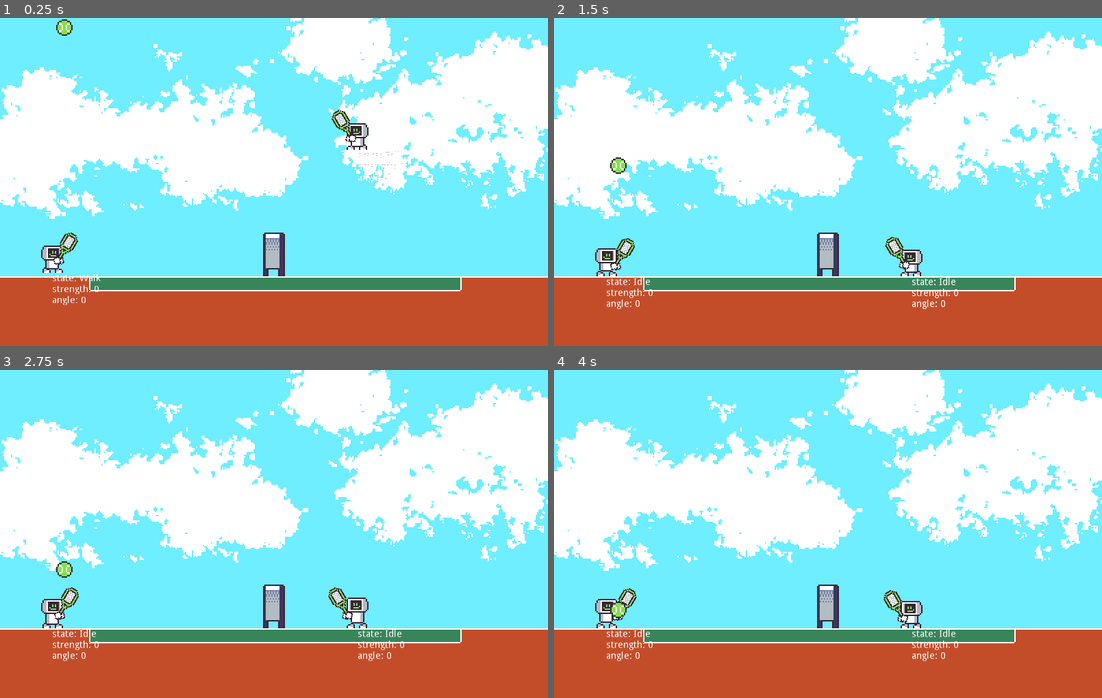
Above: before the commit, frames 1-4 (two rows, left to right).
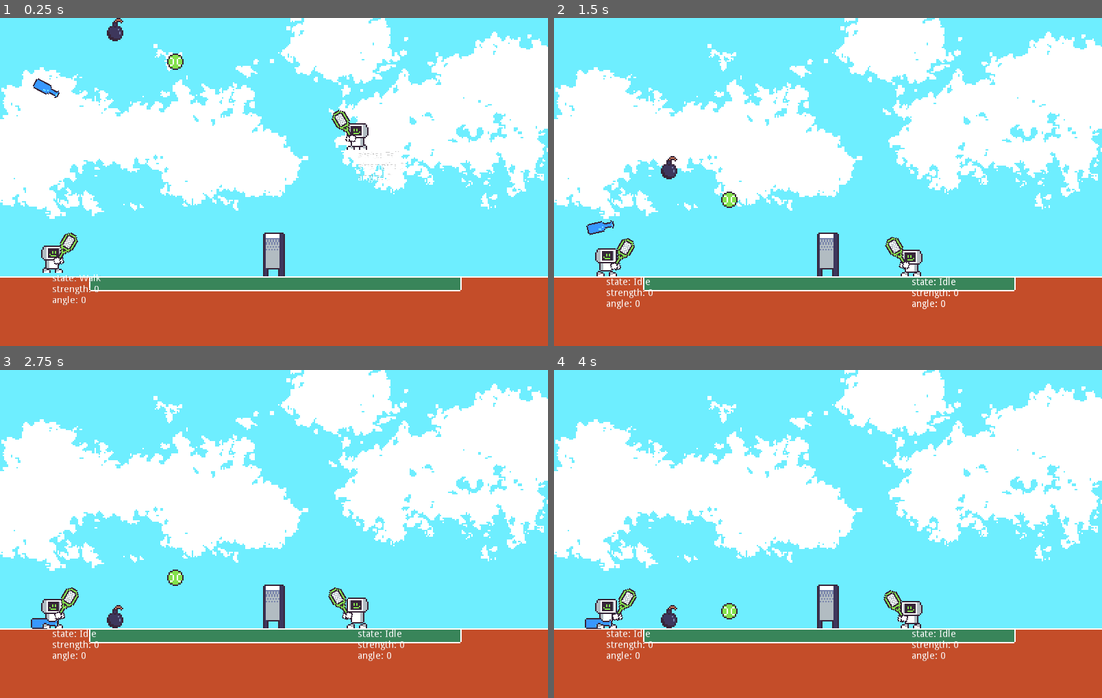
Above: after the commit, the same moments.

Repository: rthurmed/BobBytesTennisChampionship
Game: Godot game, scene res://src/Main.tscn
Two runs of this game, one before a commit and one after it. Both use one fixed random seed, a clock stepped at 60 frames per second and the inputs below.
Inputs:
- Up to frame 1 (0.25 s): no input
- Up to frame 2 (1.5 s): no input
- Up to frame 3 (2.75 s): no input
- Up to frame 4 (4 s): no input

The runs differ from the first frame. In frame 1, 0.5% of the frame differs, in the area x 6-34%, y 0-25%; in frame 2, 0.5%; in frame 3, 0.5%; in frame 4, 0.5%.

Commit message:
Added more types of balls

Diff:
--- a/src/Main.tscn
+++ b/src/Main.tscn
@@ -6,7 +6,9 @@
 [ext_resource path="res://src/game/Ball.tscn" type="PackedScene" id=4]
 [ext_resource path="res://assets/background.png" type="Texture" id=5]
 [ext_resource path="res://assets/net.png" type="Texture" id=6]
+[ext_resource path="res://src/game/Bottle.tscn" type="PackedScene" id=7]
 [ext_resource path="res://assets/court-full.png" type="Texture" id=8]
+[ext_resource path="res://src/game/Bomb.tscn" type="PackedScene" id=9]
 
 [sub_resource type="RectangleShape2D" id=1]
 extents = Vector2( 5, 127.5 )
@@ -62,7 +64,13 @@
 action_prefix = "p2_"
 
 [node name="Ball" parent="Layers/Game" instance=ExtResource( 4 )]
-position = Vector2( -153, -220 )
+position = Vector2( -72, -167 )
+
+[node name="Bottle" parent="Layers/Game" instance=ExtResource( 7 )]
+position = Vector2( -166, -147 )
+
+[node name="Bomb" parent="Layers/Game" instance=ExtResource( 9 )]
+position = Vector2( -116, -188 )
 
 [node name="Camera2D" type="Camera2D" parent="."]
 position = Vector2( 0, -76 )
--- /dev/null
+++ b/src/game/Bomb.tscn
@@ -0,0 +1,23 @@
+[gd_scene load_steps=4 format=2]
+
+[ext_resource path="res://assets/bomb.png" type="Texture" id=1]
+
+[sub_resource type="PhysicsMaterial" id=2]
+rough = true
+bounce = 0.1
+
+[sub_resource type="CircleShape2D" id=1]
+radius = 6.0
+
+[node name="Bomb" type="RigidBody2D"]
+collision_layer = 4
+collision_mask = 5
+mass = 3.0
+physics_material_override = SubResource( 2 )
+
+[node name="Sprite" type="Sprite" parent="."]
+position = Vector2( 0, -2 )
+texture = ExtResource( 1 )
+
+[node name="CollisionShape2D" type="CollisionShape2D" parent="."]
+shape = SubResource( 1 )
--- /dev/null
+++ b/src/game/Bottle.tscn
@@ -0,0 +1,22 @@
+[gd_scene load_steps=4 format=2]
+
+[ext_resource path="res://assets/bottle.png" type="Texture" id=1]
+
+[sub_resource type="PhysicsMaterial" id=2]
+
+[sub_resource type="CapsuleShape2D" id=1]
+radius = 4.0
+height = 12.0
+
+[node name="Bottle" type="RigidBody2D"]
+collision_layer = 4
+collision_mask = 5
+mass = 2.0
+physics_material_override = SubResource( 2 )
+angular_velocity = 10.0
+
+[node name="Sprite" type="Sprite" parent="."]
+texture = ExtResource( 1 )
+
+[node name="CollisionShape2D" type="CollisionShape2D" parent="."]
+shape = SubResource( 1 )
Binary file added: assets/bomb.aseprite
Binary file added: assets/bomb.png
Not shown, added: assets/bomb.png.import
Binary file added: assets/bottle.aseprite
Binary file added: assets/bottle.png
Not shown, added: assets/bottle.png.import
Binary file changed: assets/concept.aseprite
Not shown: 1 places in src/Main.tscn that only renumber resources
